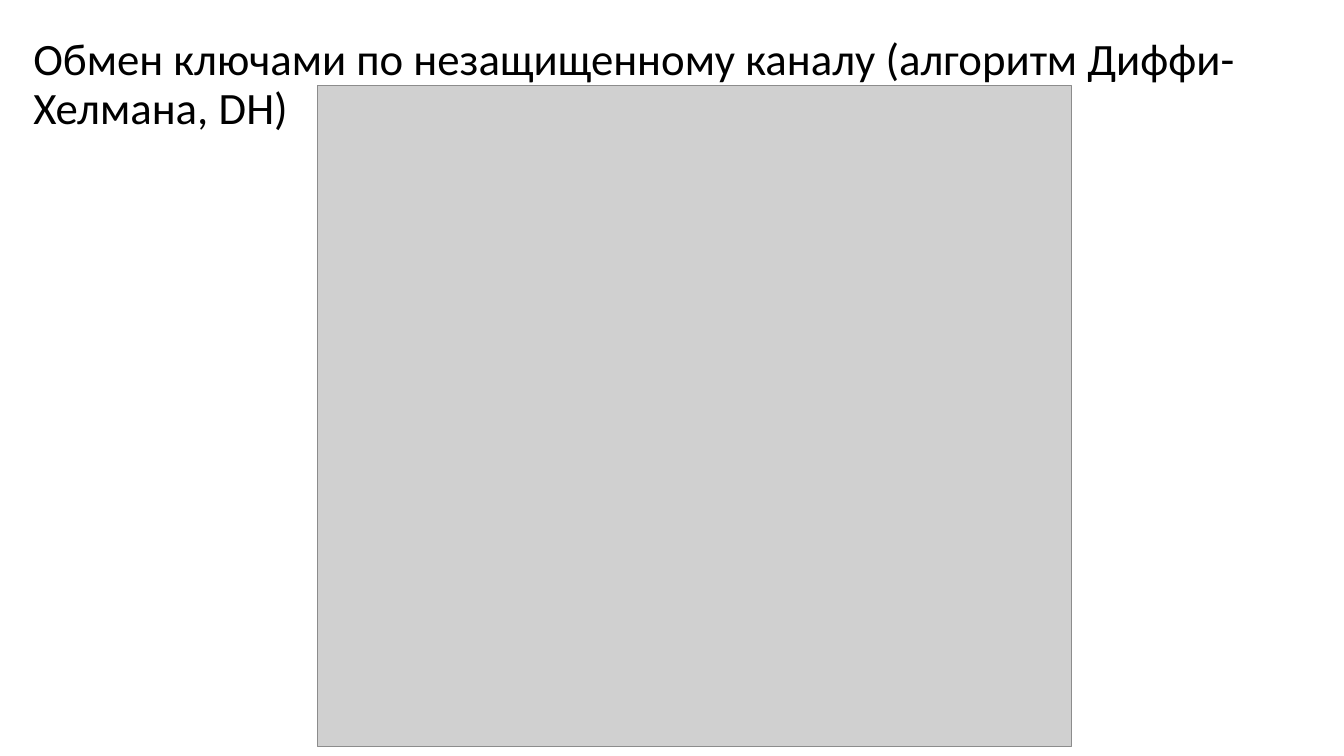
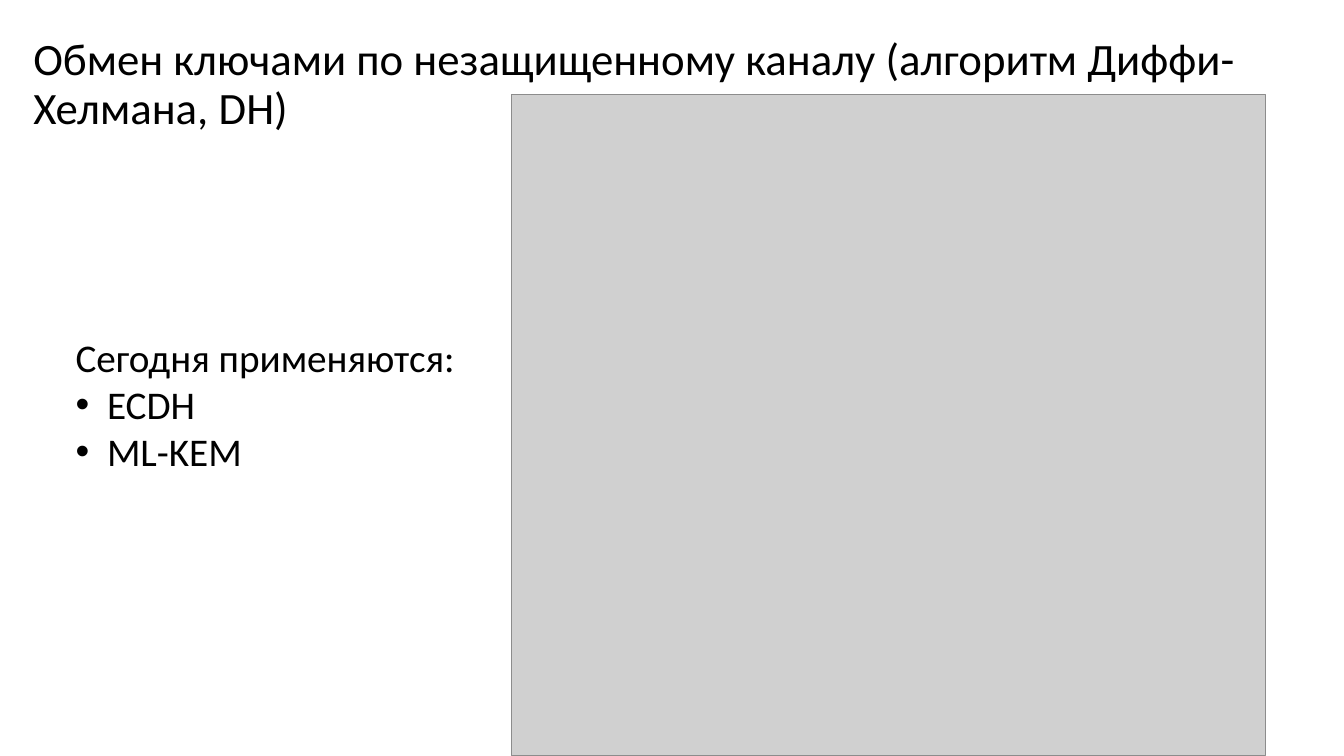
Before and after one commit to gas533/itn, a slide deck: slide 31 of 1.9 Application Layer/1.9 Application Layer.pptx (slide 26 before the commit). Drawn at 1344x756 pixels with LibreOffice and Linux fonts; fonts in the diff are those of the drawing; grey boxes stand for pictures. Boxes give left, top, right and bottom in pixels: in the first picture for what was removed or moved away, otherwise in the second. Text is boxed around its words. In the diff, an @@ line names an element or a change of style, - is before the commit and + after.

```diff
--- a/1.9 Application Layer/1.9 Application Layer.pptx
+++ b/1.9 Application Layer/1.9 Application Layer.pptx
@@ picture: place and size @@
-picture at box(318, 86, 1072, 747)
+picture at box(511, 95, 1265, 756)
@@ text added at box(76, 346, 455, 466), 28 pt, text #000000 @@
+Сегодня применяются:
+• ECDH
+• ML-KEM
```
Also in this commit, not shown: 6 other slides changed, 7 slides added, 3 slides removed, 1 other file.
